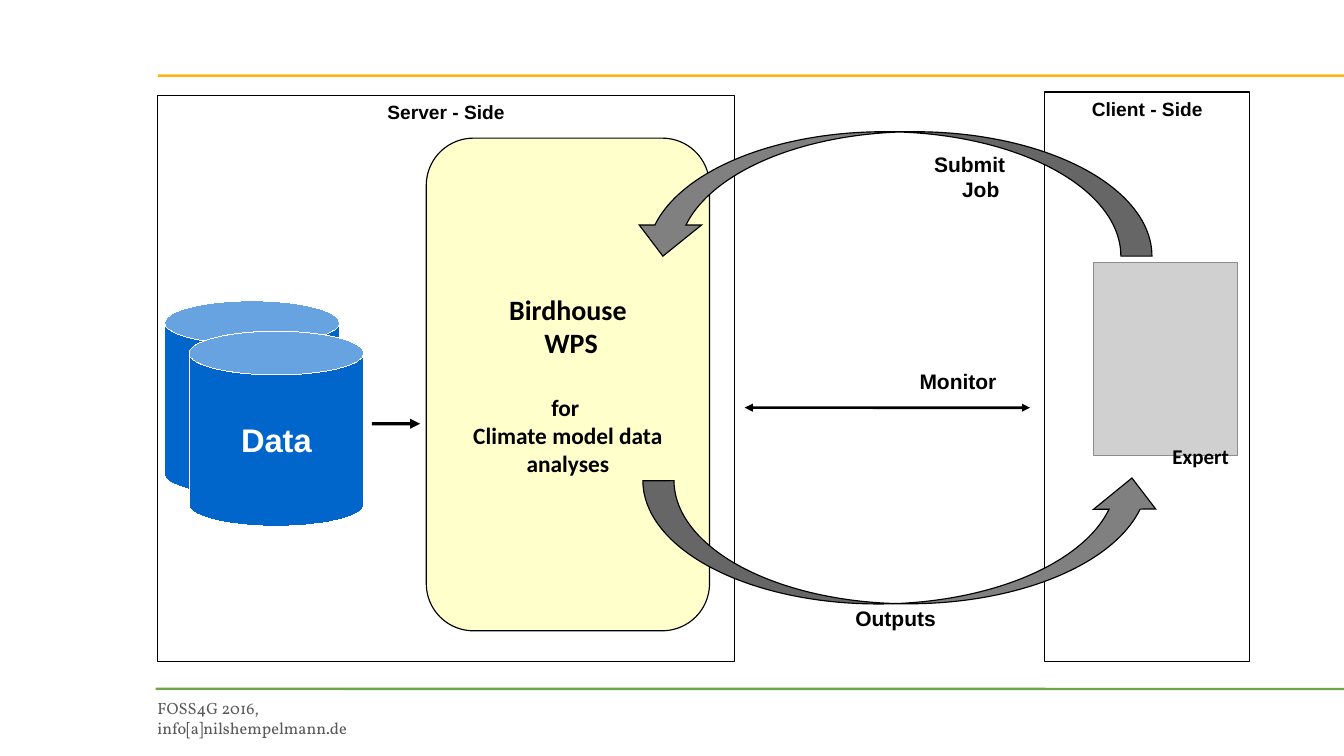
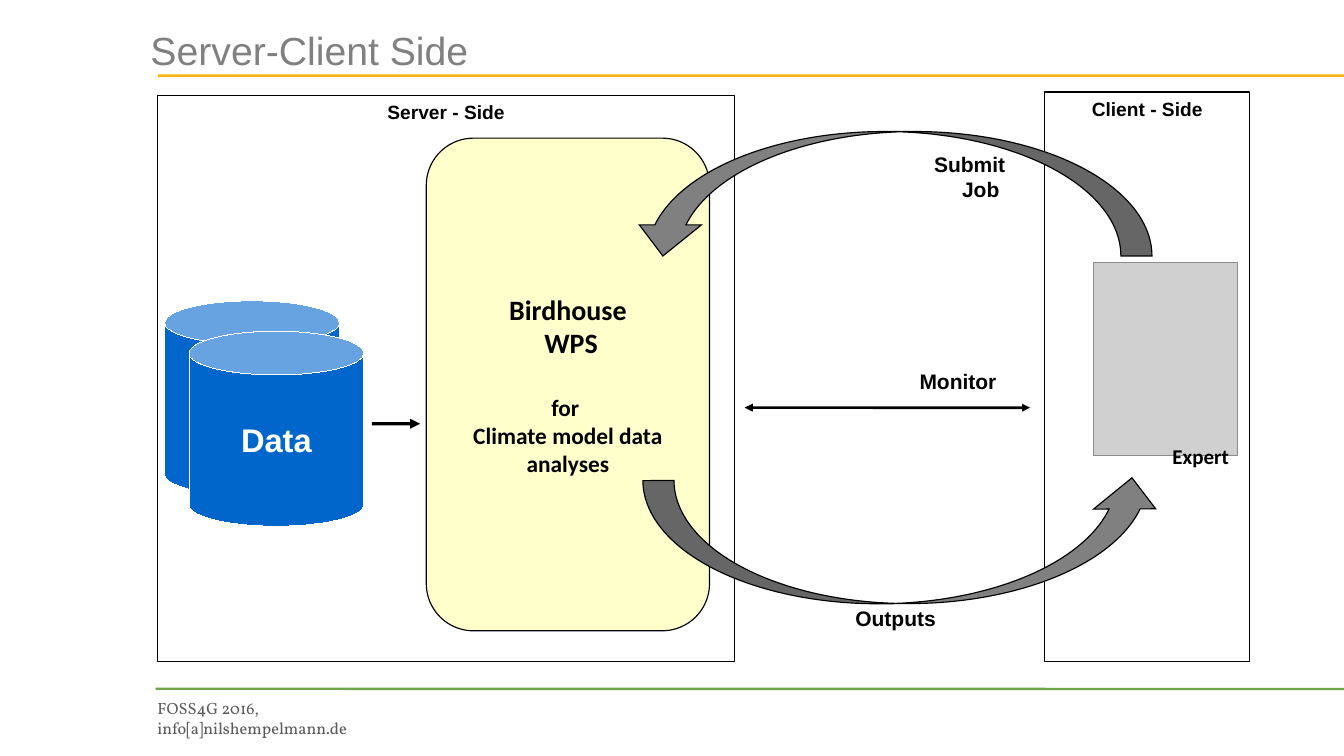
Before and after one commit to bird-house/birdhouse-docs, a slide deck: slide 3 of slides/birdhouse-foss4g-2016/Hempelmann_foss4g2016.odp. Drawn at 1344x756 pixels with LibreOffice and Linux fonts; fonts in the diff are those of the drawing; grey boxes stand for pictures; background and template pictures are left out. Boxes give left, top, right and bottom in pixels: in the first picture for what was removed or moved away, otherwise in the second. Text is boxed around its words. In the diff, an @@ line names an element or a change of style, - is before the commit and + after.

```diff
--- a/slides/birdhouse-foss4g-2016/Hempelmann_foss4g2016.odp
+++ b/slides/birdhouse-foss4g-2016/Hempelmann_foss4g2016.odp
@@ title added at [150, 36, 468, 66], 33.6 pt, text #808080 @@
+Server-Client Side
```
Also in this commit, not shown: 9 other slides changed, 9 slides added, 1 slide removed, 2 other files.
